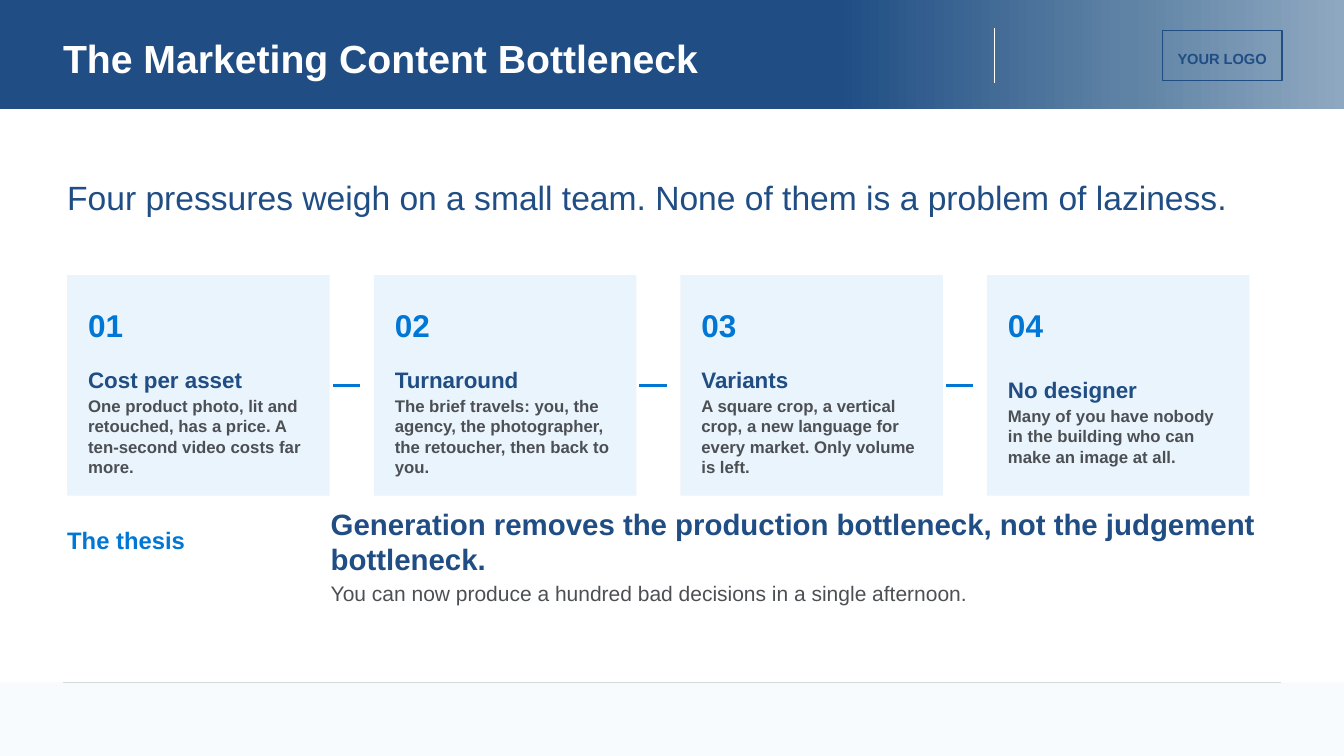
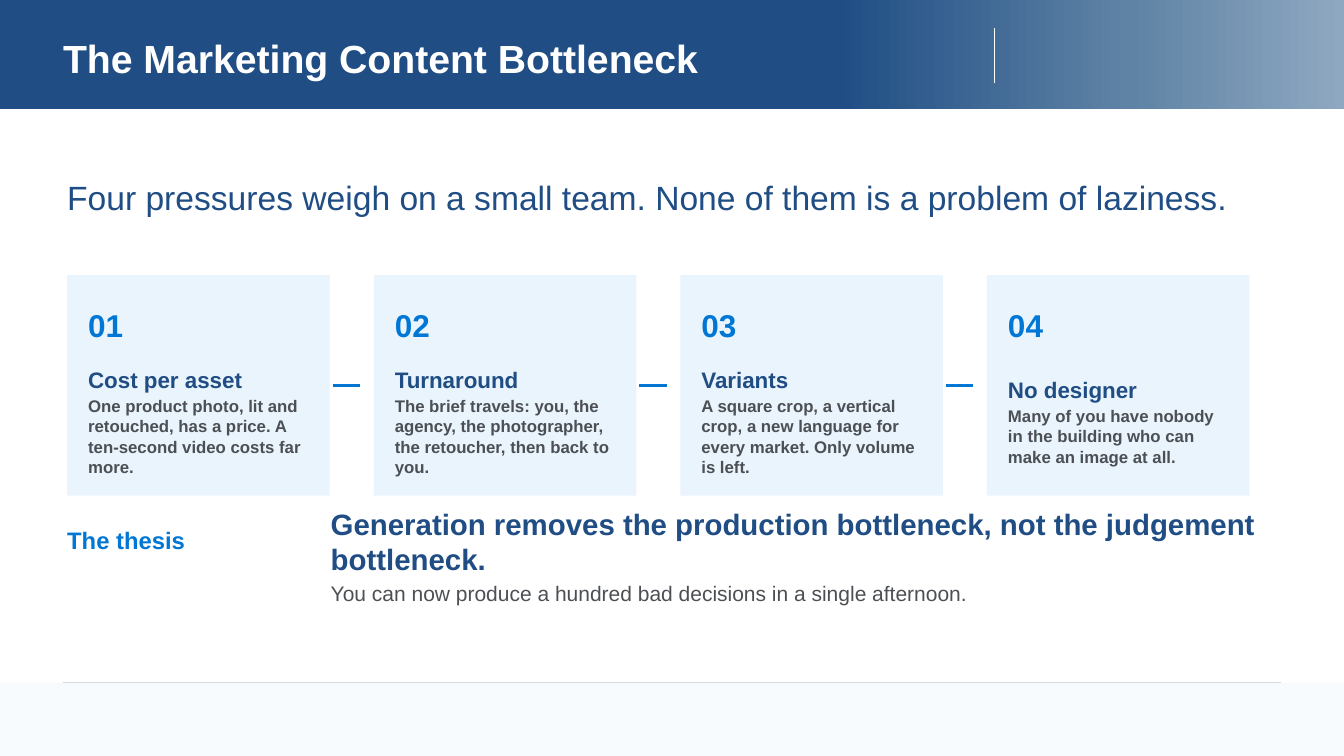
Before and after one commit to Joel-SUN/IIOE, a slide deck: slide 2 of Formation-IA-Images-Videos-Marketing/build/UNESCO_AI_Image_Video_Course_EN.pptx. Drawn at 1344x756 pixels with LibreOffice and Linux fonts; fonts in the diff are those of the drawing; background and template pictures are left out. Boxes give left, top, right and bottom in pixels: in the first picture for what was removed or moved away, otherwise in the second. Text is boxed around its words. In the diff, an @@ line names an element or a change of style, - is before the commit and + after.

```diff
--- a/Formation-IA-Images-Videos-Marketing/build/UNESCO_AI_Image_Video_Course_EN.pptx
+++ b/Formation-IA-Images-Videos-Marketing/build/UNESCO_AI_Image_Video_Course_EN.pptx
@@ rectangle removed at box(1163, 30, 1282, 81) @@
@@ text removed at box(1178, 54, 1267, 64) @@
-YOUR LOGO
```
Also in this commit, not shown: 17 other slides changed, 12 other files.
